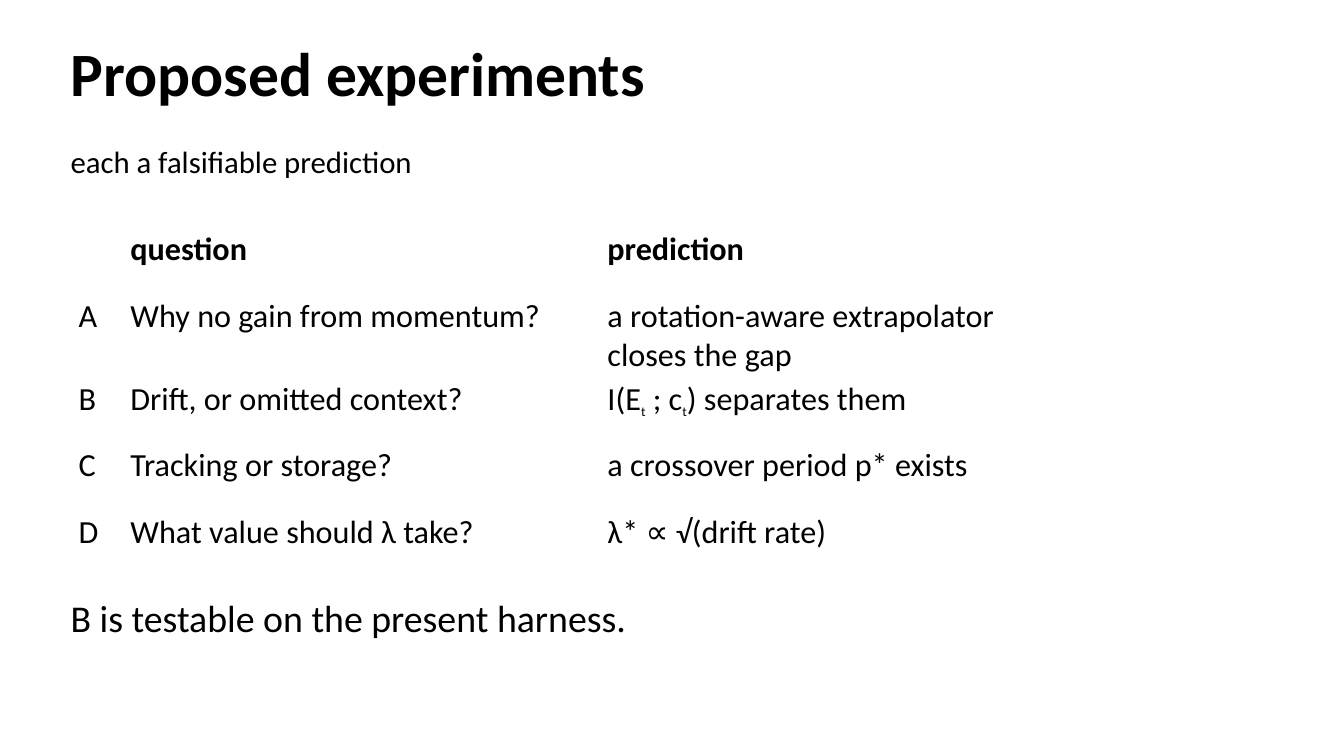
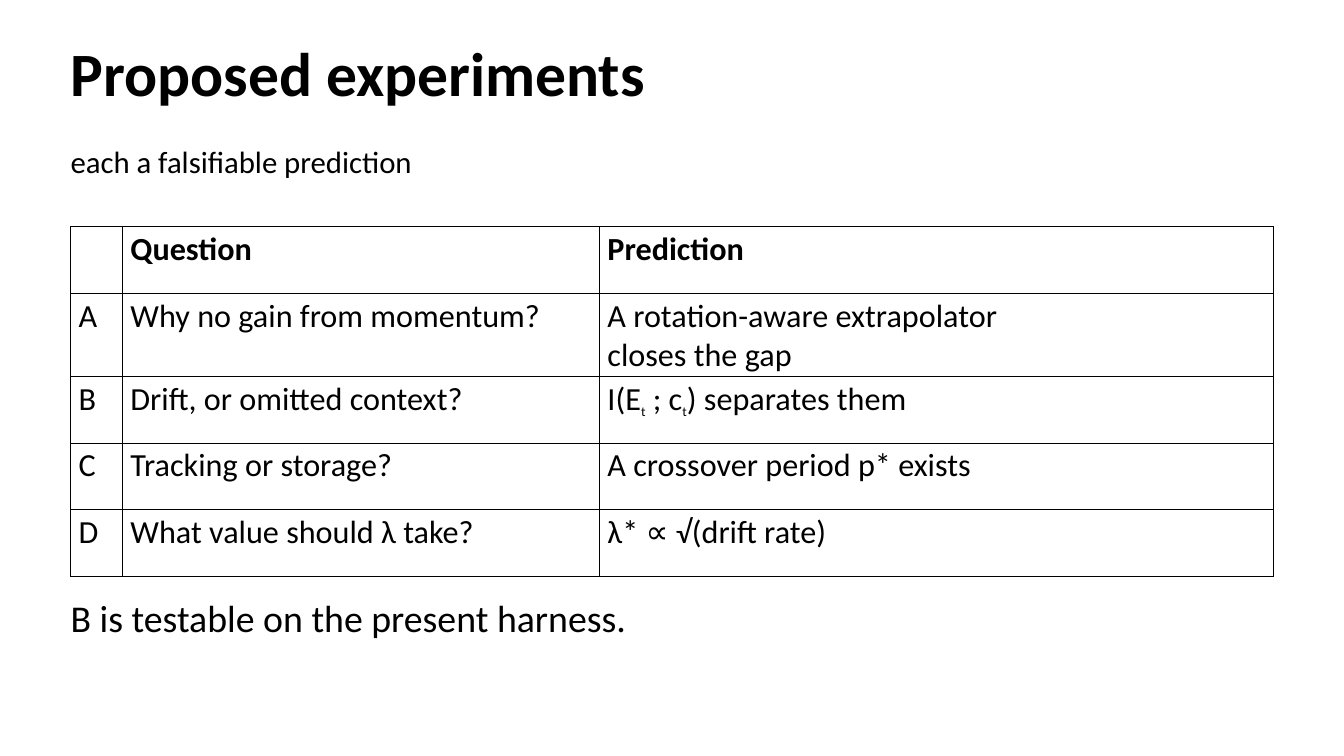
Before and after one commit to phuong0111/time-series-research, a slide deck: slide 26 of data-drift/seminar.pptx. Drawn at 1344x756 pixels with LibreOffice and Linux fonts; fonts in the diff are those of the drawing. Boxes give left, top, right and bottom in pixels: in the first picture for what was removed or moved away, otherwise in the second. Text is boxed around its words. In the diff, an @@ line names an element or a change of style, - is before the commit and + after.

```diff
--- a/data-drift/seminar.pptx
+++ b/data-drift/seminar.pptx
@@ table at (x1=71, y1=227, x2=1273, y2=560) @@
-row 1, column 2: question
+row 1, column 2: Question
-row 1, column 3: prediction
+row 1, column 3: Prediction
-row 2, column 3: a rotation-aware extrapolator closes the gap
+row 2, column 3: A rotation-aware extrapolator closes the gap
-row 4, column 3: a crossover period p* exists
+row 4, column 3: A crossover period p* exists
@@ borders changed @@
```
Also in this commit, not shown: 15 other slides changed, 1 other file.
